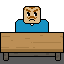
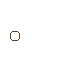
Revision of a layered (64, 64) image; what changed, layer by layer:
added layer "Calque de dessin 13" above "Calque de dessin 12" over [0,6,64,64]
hid "Calque de dessin 8" over [0,6,64,64]
hid "Calque de dessin 7" over [0,6,64,64]
